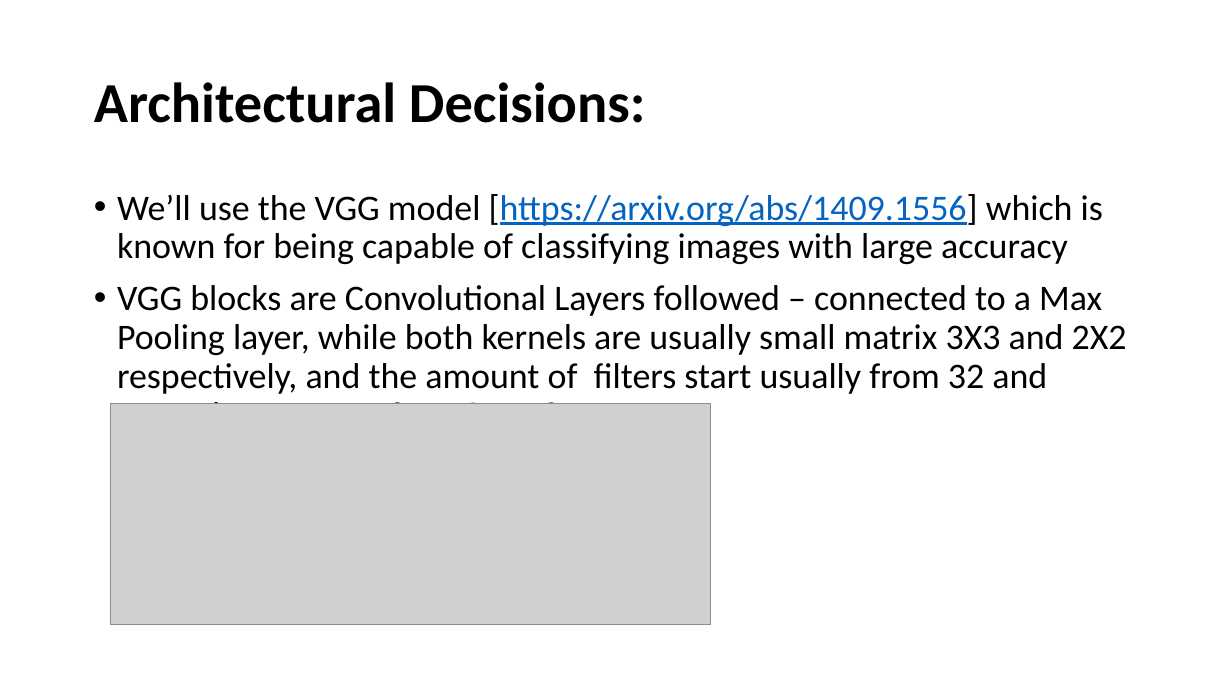
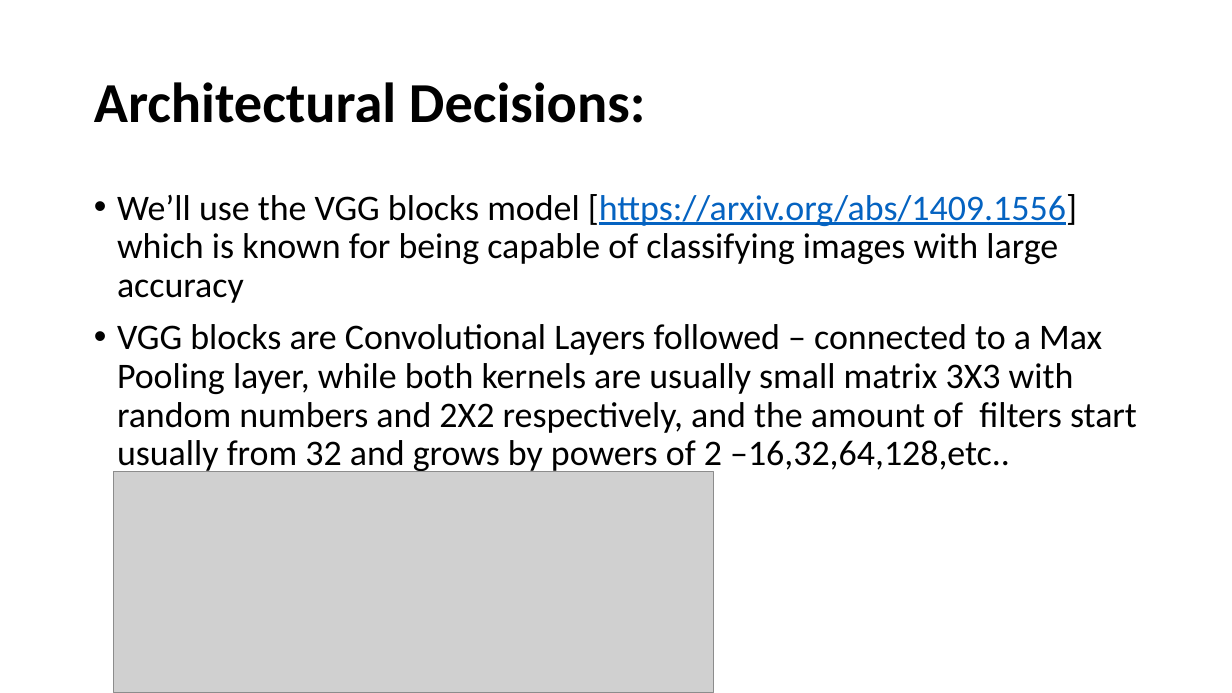
Before and after one commit to EvgenyVendrov/DeepLearningCourse, a slide deck: slide 4 of CNN/proj_pres.pptx. Drawn at 1232x693 pixels with LibreOffice and Linux fonts; fonts in the diff are those of the drawing; grey boxes stand for pictures. Boxes give left, top, right and bottom in pixels: in the first picture for what was removed or moved away, otherwise in the second. Text is boxed around its words. In the diff, an @@ line names an element or a change of style, - is before the commit and + after.

```diff
--- a/CNN/proj_pres.pptx
+++ b/CNN/proj_pres.pptx
@@ text at <box>117,194,1137,475</box>: text changed @@
-• We’ll use the VGG model [https://arxiv.org/abs/1409.1556] which is known for being capable of classifying images with large accuracy
-• VGG blocks are Convolutional Layers followed – connected to a Max Pooling layer, while both kernels are usually small matrix 3X3 and 2X2 respectively, and the amount of filters start usually from 32 and grows by powers of 2 – 64,128,etc..
+• We’ll use the VGG blocks model [https://arxiv.org/abs/1409.1556] which is known for being capable of classifying images with large accuracy
+• VGG blocks are Convolutional Layers followed – connected to a Max Pooling layer, while both kernels are usually small matrix 3X3 with random numbers and 2X2 respectively, and the amount of filters start usually from 32 and grows by powers of 2 –16,32,64,128,etc..
@@ picture: place and size @@
-picture at <box>110,403,711,624</box>
+picture at <box>113,472,714,693</box>
```
Also in this commit, not shown: 1 other slide changed, 3 other files.
